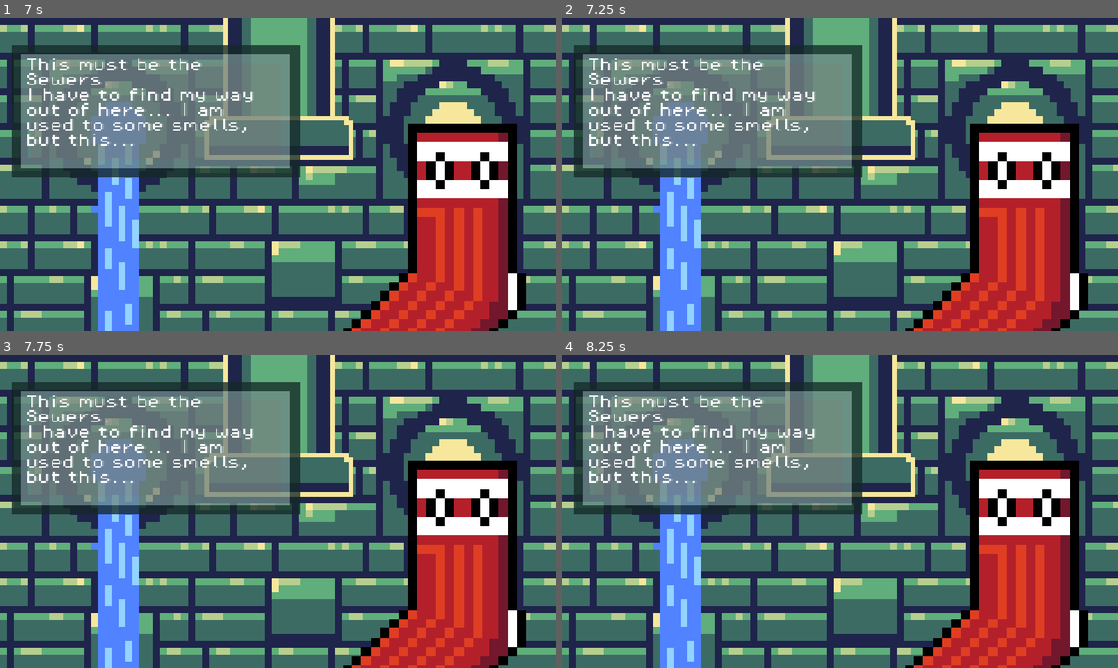
Above: before the commit, frames 1-4 (two rows, left to right).
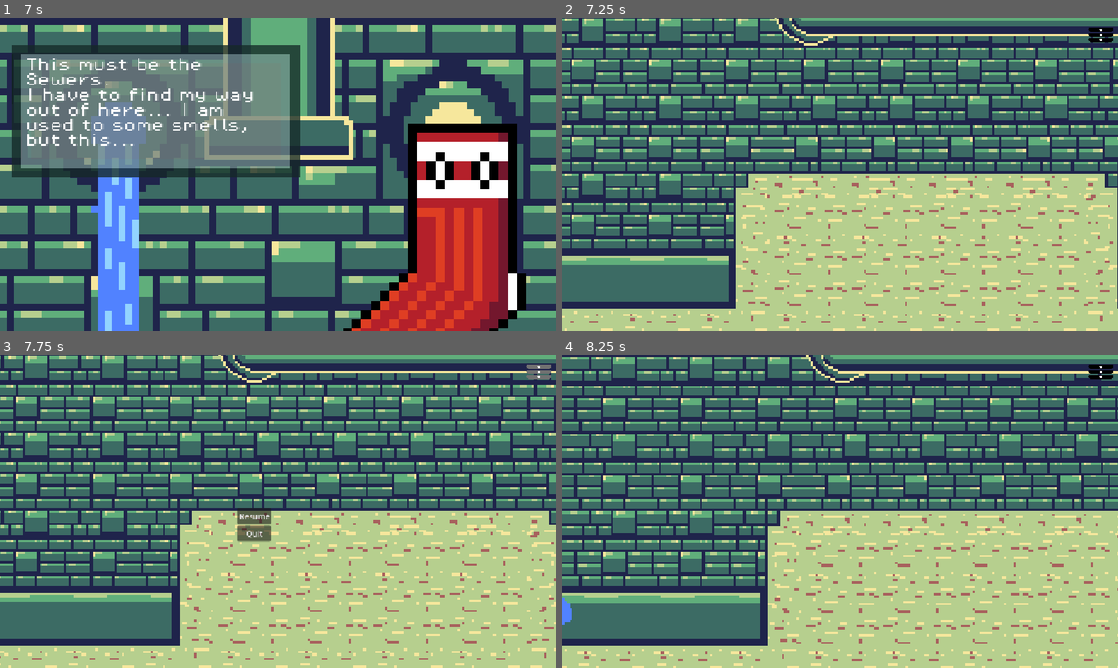
Above: after the commit, the same moments.

Repository: mps2209/slingsock
Game: Godot game, scene res://scenes/Cutscenes/intro2.tscn
Two runs of this game, one before a commit and one after it. Both use one fixed random seed, a clock stepped at 60 frames per second and the inputs below. This scene is started directly instead of the project's main scene. Sound files missing from this copy of the repository are replaced by a short silence.
Inputs (mouse positions are in pixels of both pictures, inside the frame that each line leads up to):
- Up to frame 1 (7 s): move the mouse to (400, 158) at 0.52 s; click (400, 158) at 0.6 s; tap Enter at 1.25, 4.25, 6.5 s; drag from (166, 190) to (250, 237) at 1.27 s; move the mouse to (333, 105) at 2.02 s; click (333, 105) at 2.1 s; drag from (250, 237) to (111, 127) at 2.77 s; tap Space at 3.5, 5.75 s; move the mouse to (444, 221) at 3.52 s; click (444, 221) at 3.6 s; tap Escape (menu) at 4.15 s; drag from (111, 127) to (194, 96) at 4.27 s; move the mouse to (305, 174) at 5.02 s; click (305, 174) at 5.1 s; drag from (194, 96) to (166, 190) at 5.77 s; move the mouse to (400, 158) at 6.52 s; click (400, 158) at 6.6 s
- Up to frame 2 (7.25 s): no input
- Up to frame 3 (7.75 s): click (539, 370) at 7.27 s
- Up to frame 4 (8.25 s): click (817, 514) at 8 s, where only the run after the commit has a clickable "Resume"

Frame 1 is identical in both runs. In frame 2, 87% of the frame differs, in the area x 0-100%, y 0-100%; in frame 3, 87%; in frame 4, 86%.

Commit message:
add level2

Diff:
--- a/scenes/Cutscenes/intro2.tscn
+++ b/scenes/Cutscenes/intro2.tscn
@@ -99,3 +99,5 @@
 
 [node name="AnimationPlayer" type="AnimationPlayer" parent="." unique_id=48886781]
 libraries/ = SubResource("AnimationLibrary_rm3dj")
+
+[connection signal="animation_finished" from="AnimationPlayer" to="." method="_on_animation_player_animation_finished"]
--- a/scenes/Cutscenes/intro_2.gd
+++ b/scenes/Cutscenes/intro_2.gd
@@ -12,3 +12,8 @@
 # Called every frame. 'delta' is the elapsed time since the previous frame.
 func _process(delta: float) -> void:
 	pass
+
+
+func _on_animation_player_animation_finished(anim_name: StringName) -> void:
+	if anim_name=="intro2":
+		get_tree().change_scene_to_file("res://scenes/Level2.tscn")
--- /dev/null
+++ b/scenes/Level2.tscn
@@ -0,0 +1,117 @@
+[gd_scene format=3 uid="uid://g6p4nam1dpyq"]
+
+[ext_resource type="Script" uid="uid://c5lq4sq60kdq2" path="res://scenes/level_2.gd" id="1_qwp14"]
+[ext_resource type="PackedScene" uid="uid://qsn53pw3ie54" path="res://scenes/you_died.tscn" id="4_3aekd"]
+[ext_resource type="PackedScene" uid="uid://v6fs14gt1j0s" path="res://scenes/sockcess.tscn" id="5_khw7m"]
+[ext_resource type="PackedScene" uid="uid://c5syow6phfxlt" path="res://scenes/menu.tscn" id="6_wd6ad"]
+[ext_resource type="Texture2D" uid="uid://bht27dpwjgl8a" path="res://assets/Sock Burger Menu.png" id="7_cd1f0"]
+[ext_resource type="Texture2D" uid="uid://dxc1ufg08ktbv" path="res://assets/Sock Burger Menu Pressed.png" id="8_k83s3"]
+[ext_resource type="PackedScene" uid="uid://jwcuw4h664c4" path="res://scenes/Sewers.tscn" id="8_xpq2v"]
+[ext_resource type="Texture2D" uid="uid://cy2vku5ue0yx" path="res://assets/Sock Burger Menu Hover.png" id="9_2jdof"]
+
+[sub_resource type="Animation" id="Animation_ya4ey"]
+length = 0.001
+tracks/0/type = "value"
+tracks/0/imported = false
+tracks/0/enabled = true
+tracks/0/path = NodePath("Camera2D:position")
+tracks/0/interp = 1
+tracks/0/loop_wrap = true
+tracks/0/keys = {
+"times": PackedFloat32Array(0),
+"transitions": PackedFloat32Array(1),
+"update": 0,
+"values": [Vector2(5409, 427)]
+}
+
+[sub_resource type="Animation" id="Animation_choun"]
+resource_name = "intro"
+length = 2.5
+tracks/0/type = "value"
+tracks/0/imported = false
+tracks/0/enabled = true
+tracks/0/path = NodePath("Camera2D:position")
+tracks/0/interp = 1
+tracks/0/loop_wrap = true
+tracks/0/keys = {
+"times": PackedFloat32Array(0, 2),
+"transitions": PackedFloat32Array(2.462289, 1),
+"update": 0,
+"values": [Vector2(5409, 427), Vector2(561, 332)]
+}
+tracks/1/type = "method"
+tracks/1/imported = false
+tracks/1/enabled = true
+tracks/1/path = NodePath(".")
+tracks/1/interp = 1
+tracks/1/loop_wrap = true
+tracks/1/keys = {
+"times": PackedFloat32Array(2.5),
+"transitions": PackedFloat32Array(1),
+"values": [{
+"args": [],
+"method": &"spawn_player"
+}]
+}
+
+[sub_resource type="AnimationLibrary" id="AnimationLibrary_ya4ey"]
+_data = {
+&"RESET": SubResource("Animation_ya4ey"),
+&"intro": SubResource("Animation_choun")
+}
+
+[node name="Level2" type="Node2D" unique_id=1038294997]
+script = ExtResource("1_qwp14")
+
+[node name="Sewers" parent="." unique_id=657335385 instance=ExtResource("8_xpq2v")]
+position = Vector2(464, 480)
+scale = Vector2(5, 5)
+
+[node name="RemoteTransform2D" type="RemoteTransform2D" parent="." unique_id=1522498002]
+position = Vector2(671, 396)
+remote_path = NodePath("../Camera2D")
+update_position = false
+update_rotation = false
+update_scale = false
+
+[node name="Center" type="Node2D" parent="." unique_id=812441169]
+position = Vector2(237, 245)
+
+[node name="Camera2D" type="Camera2D" parent="." unique_id=372067963]
+position = Vector2(5409, 427)
+position_smoothing_enabled = true
+
+[node name="YouDied" parent="Camera2D" unique_id=2061511816 instance=ExtResource("4_3aekd")]
+visible = false
+position = Vector2(0, 0)
+
+[node name="Sockcess" parent="Camera2D" unique_id=1863315230 instance=ExtResource("5_khw7m")]
+visible = false
+position = Vector2(-588, -366)
+
+[node name="CanvasLayer" type="CanvasLayer" parent="." unique_id=1886666360]
+
+[node name="Node" type="Node" parent="CanvasLayer" unique_id=1161820637]
+process_mode = 3
+
+[node name="Menu" parent="CanvasLayer/Node" unique_id=1766038176 instance=ExtResource("6_wd6ad")]
+position = Vector2(1922, 1287)
+
+[node name="BurgerMenu" type="Node" parent="CanvasLayer" unique_id=845515993]
+
+[node name="TextureButton" type="TextureButton" parent="CanvasLayer/BurgerMenu" unique_id=594803353]
+process_mode = 3
+offset_left = 1086.0
+offset_top = 4.0
+offset_right = 1342.0
+offset_bottom = 260.0
+scale = Vector2(0.24000001, 0.24000001)
+texture_normal = ExtResource("7_cd1f0")
+texture_pressed = ExtResource("8_k83s3")
+texture_hover = ExtResource("9_2jdof")
+
+[node name="AnimationPlayer" type="AnimationPlayer" parent="." unique_id=752778953]
+libraries/ = SubResource("AnimationLibrary_ya4ey")
+
+[connection signal="animation_done" from="Camera2D/Sockcess" to="." method="_on_sockcess_animation_done"]
+[connection signal="pressed" from="CanvasLayer/BurgerMenu/TextureButton" to="CanvasLayer/Node/Menu" method="_on_texture_button_pressed"]
--- /dev/null
+++ b/scenes/level_2.gd
@@ -0,0 +1,30 @@
+extends Node2D
+
+var player: Player
+@onready var center: Node2D = $Center
+@onready var animation_player: AnimationPlayer = $AnimationPlayer
+@onready var remote_transform_2d: RemoteTransform2D = $RemoteTransform2D
+@onready var you_died: YouDiedAnim = $Camera2D/YouDied
+@onready var camera_2d: Camera2D = $Camera2D
+
+func _ready() -> void:
+	animation_player.play("intro")
+
+func _on_sockcess_animation_done() -> void:
+	pass
+	#get_tree().change_scene_to_file("res://scenes/Cutscenes/intro2.tscn")
+
+func spawn_player():
+	var scene = preload("res://scenes/player.tscn")
+	var player = scene.instantiate()
+	player.level="level2"
+	add_child(player)
+	player.position=remote_transform_2d.position
+	player.spawn=remote_transform_2d.position
+	player.died.connect(you_died.on_player_died)
+	you_died.you_died_played.connect(player.on_you_died_you_died_played)
+	remote_transform_2d.get_parent().remove_child(remote_transform_2d)
+	player.add_child(remote_transform_2d)
+	remote_transform_2d.remote_path=NodePath("../../Camera2D")
+	remote_transform_2d.position=Vector2.ZERO
+	remote_transform_2d.update_position=true
--- a/scenes/player.gd
+++ b/scenes/player.gd
@@ -21,6 +21,7 @@
 @onready var impact: AudioStreamPlayer2D = $Impact
 @onready var soft_impact: AudioStreamPlayer2D = $SoftImpact
 @onready var level_1: AudioStreamPlayer2D = $Level1
+@onready var level_2: AudioStreamPlayer2D = $Level2
 
 var is_playing_impact_sound=false
 
@@ -38,6 +39,11 @@
 func _ready() -> void:
 	spawn = global_position
 	input_pickable = true
+	match level:
+		"level1":
+			level_1.play(0)
+		"level2":
+			level_2.play(0)
 
 func _physics_process(delta: float) -> void:
 	update_movement_state()
@@ -172,3 +178,7 @@
 
 func _on_audio_stream_player_2d_finished() -> void:
 	level_1.play(0)
+
+
+func _on_level_2_finished() -> void:
+	level_2.play(0)
--- a/scenes/player.tscn
+++ b/scenes/player.tscn
@@ -6,6 +6,7 @@
 [ext_resource type="AudioStream" uid="uid://o1134xrc762n" path="res://sounds/670100__mikefozzy98__cloth-footstep-5.wav" id="4_dqkch"]
 [ext_resource type="AudioStream" uid="uid://d274ov5scccn5" path="res://sounds/778512__blondpanda__denim_and_cloth_step_foley_10.wav" id="5_qlg0r"]
 [ext_resource type="AudioStream" uid="uid://c0eq14kssxho8" path="res://sounds/Level1.wav" id="6_tuyoq"]
+[ext_resource type="AudioStream" uid="uid://b773nlearpbbs" path="res://sounds/Level2.wav" id="7_fjrip"]
 
 [sub_resource type="PhysicsMaterial" id="PhysicsMaterial_g2els"]
 bounce = 0.25
@@ -63,9 +64,12 @@
 
 [node name="Level1" type="AudioStreamPlayer2D" parent="." unique_id=390036345]
 stream = ExtResource("6_tuyoq")
-autoplay = true
+
+[node name="Level2" type="AudioStreamPlayer2D" parent="." unique_id=133179291]
+stream = ExtResource("7_fjrip")
 
 [connection signal="body_entered" from="." to="." method="_on_body_entered"]
 [connection signal="finished" from="Impact" to="." method="_on_impact_finished"]
 [connection signal="finished" from="SoftImpact" to="." method="_on_soft_impact_finished"]
 [connection signal="finished" from="Level1" to="." method="_on_audio_stream_player_2d_finished"]
+[connection signal="finished" from="Level2" to="." method="_on_level_2_finished"]
Not shown, changed: build/index.apple-touch-icon.png.import
Not shown, changed: build/index.icon.png.import
Not shown, changed: build/index.png.import
Not shown, added: scenes/level_2.gd.uid
Not shown, changed: build.zip
Not shown, changed: build/index.html
Not shown, changed: build/index.pck
